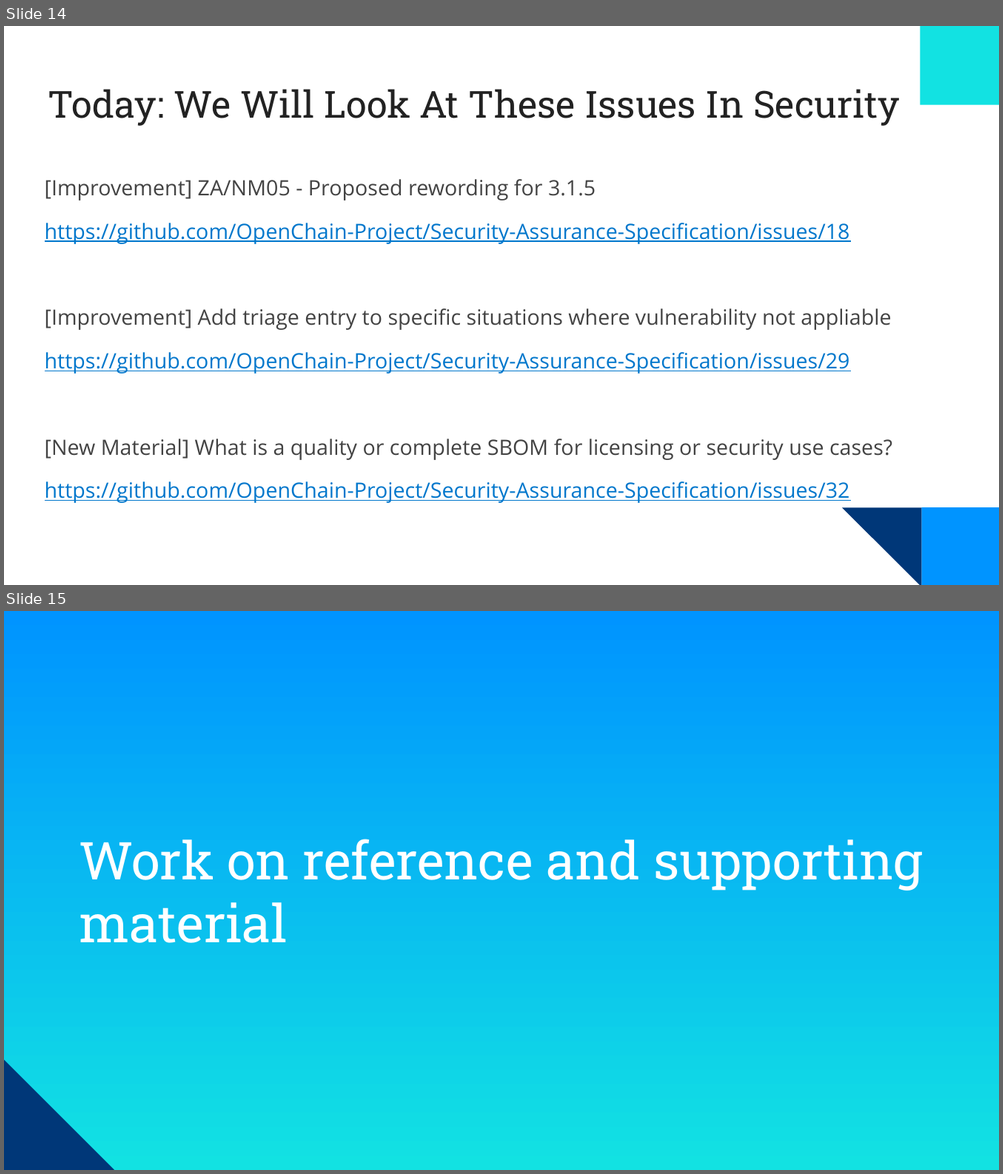
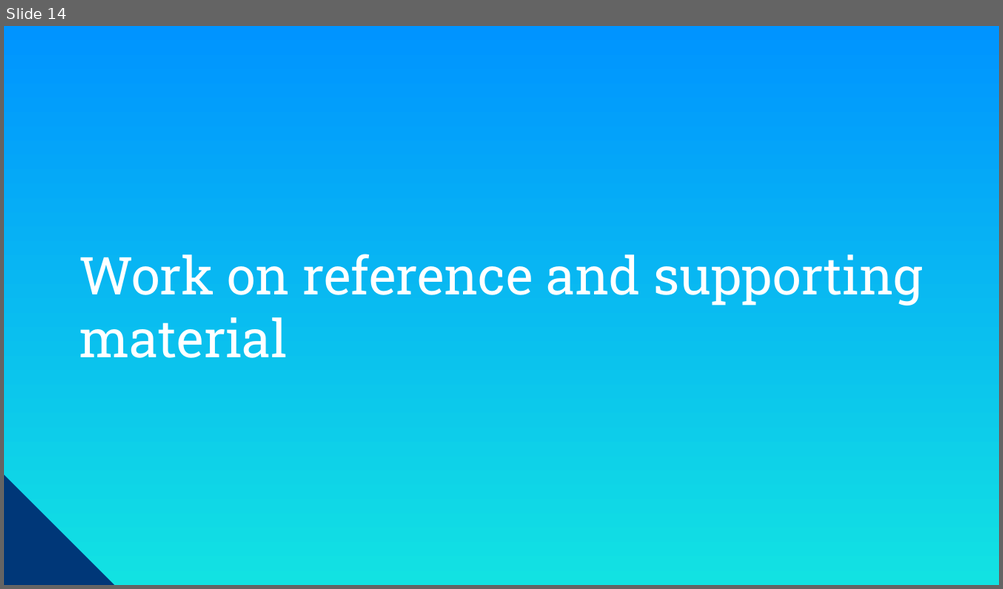
Before and after one commit to OpenChain-Project/Meeting-Slides, a slide deck: Slides/OpenChain-Monthly-Meeting-2024-03-19.pptx. Shown one above the other, each under a label of ours: slides 14 and 15 before the commit, slide 14 after it. The pictures are 1003x1174 and 1003x589 pixels, drawn with LibreOffice and Linux fonts; fonts in the diff are those of the drawing; background and template pictures are left out. Boxes give left, top, right and bottom in pixels: in the first picture for what was removed or moved away, otherwise in the second. Text is boxed around its words. In the diff, an @@ line names an element or a change of style, - is before the commit and + after.

```diff
--- a/Slides/OpenChain-Monthly-Meeting-2024-03-19.pptx
+++ b/Slides/OpenChain-Monthly-Meeting-2024-03-19.pptx
@@ slide 14 removed at (4,26,999,585), background #FFFFFF @@
@@ rectangle removed at (920,26,999,104) @@
@@ title removed at (48,89,899,126) @@
-Today: We Will Look At These Issues In Security
@@ text removed at (45,179,892,503) @@
-[Improvement] ZA/NM05 - Proposed rewording for 3.1.5
-https://github.com/OpenChain-Project/Security-Assurance-Specification/issues/18
-[Improvement] Add triage entry to specific situations where vulnerability not appliable
-https://github.com/OpenChain-Project/Security-Assurance-Specification/issues/29
-[New Material] What is a quality or complete SBOM for licensing or security use cases?
-https://github.com/OpenChain-Project/Security-Assurance-Specification/issues/32
@@ right triangle removed at (842,508,921,585) @@
@@ rectangle removed at (921,508,999,585) @@
@@ what was slide 15 is now slide 14 @@
```
Also in this commit, not shown: 2 slides changed.
